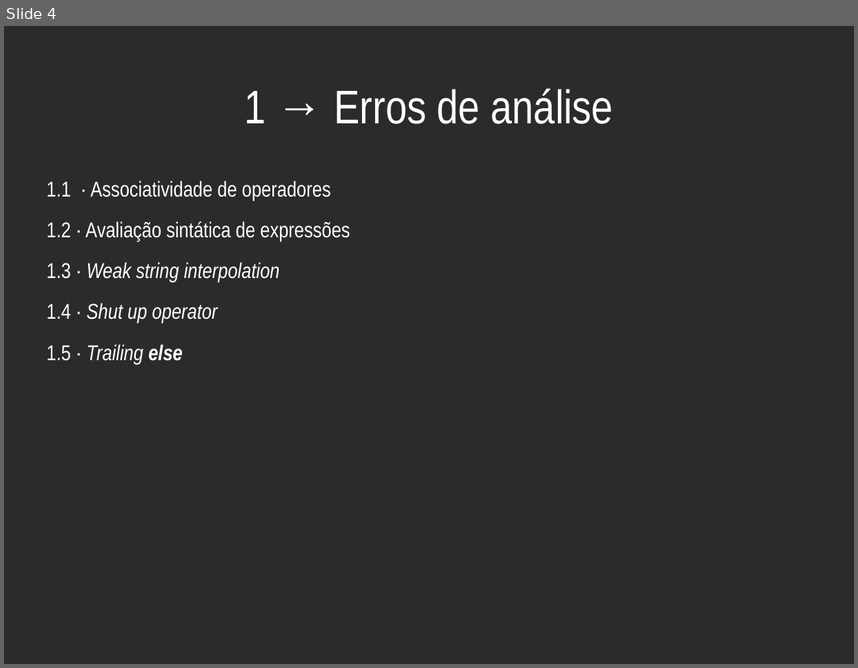
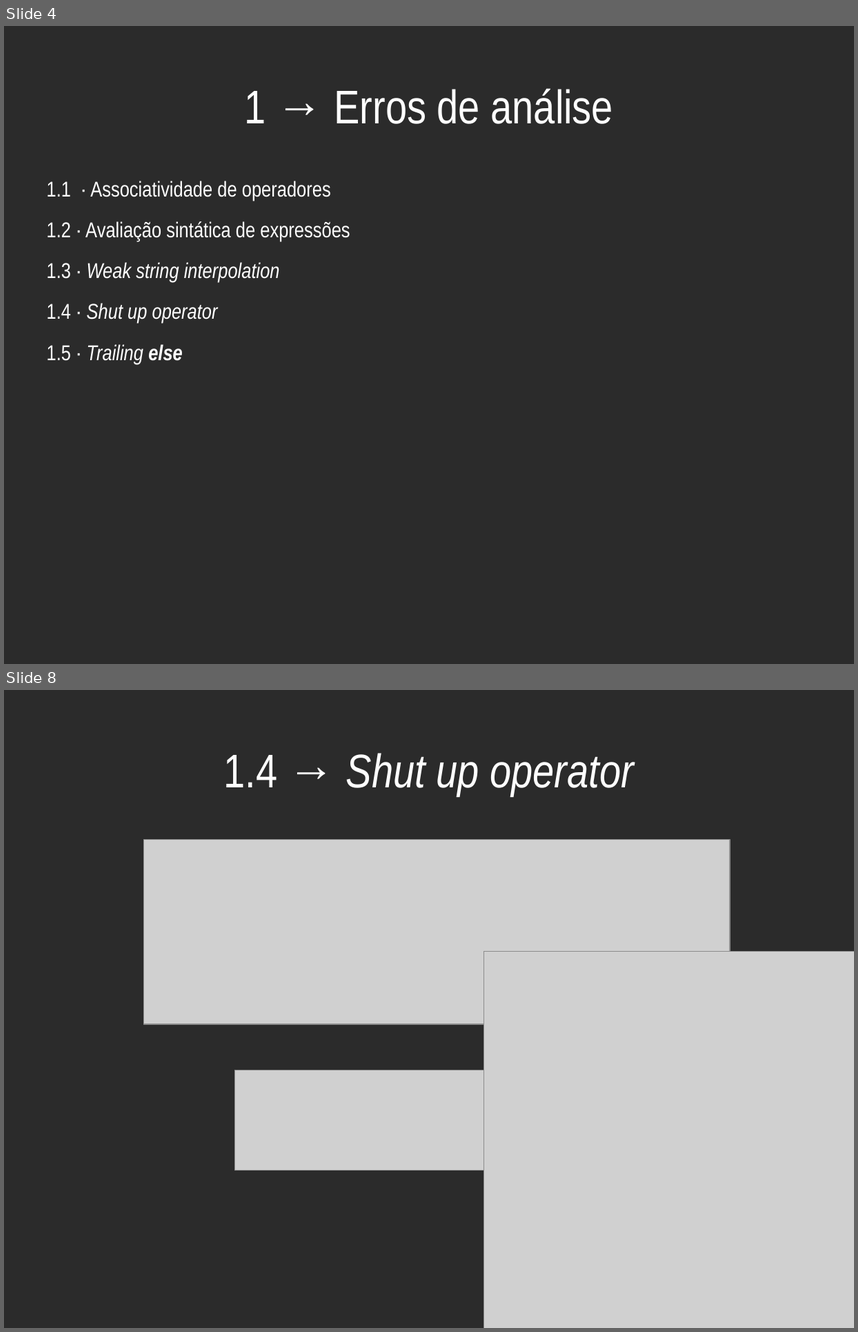
Before and after one commit to haskellcamargo/talks, a slide deck: Bizarrices Just in Time - Como não projetar uma linguagem de programação/Bizarrices Just in Time - Como não projetar uma linguagem de programação.odp. Shown one above the other, each under a label of ours: slide 4 before the commit, slides 4 and 8 after it; the slides between them are not shown. The pictures are 858x668 and 858x1332 pixels, drawn with LibreOffice and Linux fonts; fonts in the diff are those of the drawing; grey boxes stand for pictures; background and template pictures are left out; a plain dark background stands for a picture behind light text. Boxes give left, top, right and bottom in pixels: in the first picture for what was removed or moved away, otherwise in the second. Text is boxed around its words. In the diff, an @@ line names an element or a change of style, - is before the commit and + after.

```diff
--- a/Bizarrices Just in Time - Como não projetar uma linguagem de programação/Bizarrices Just in Time - Como não projetar uma linguagem de programação.odp
+++ b/Bizarrices Just in Time - Como não projetar uma linguagem de programação/Bizarrices Just in Time - Como não projetar uma linguagem de programação.odp
@@ slide 8 added at box(4, 690, 854, 1328), background picture (left out) @@
@@ title added at box(223, 753, 633, 796), 44 pt, text #FFFFFF, italic @@
+1.4 → Shut up operator
@@ picture added at box(143, 840, 730, 1025) @@
@@ picture added at box(484, 952, 854, 1328) @@
@@ picture added at box(234, 1070, 633, 1170) @@
```
Also in this commit, not shown: 5 slides changed, 20 other slides added, 3 other files.
